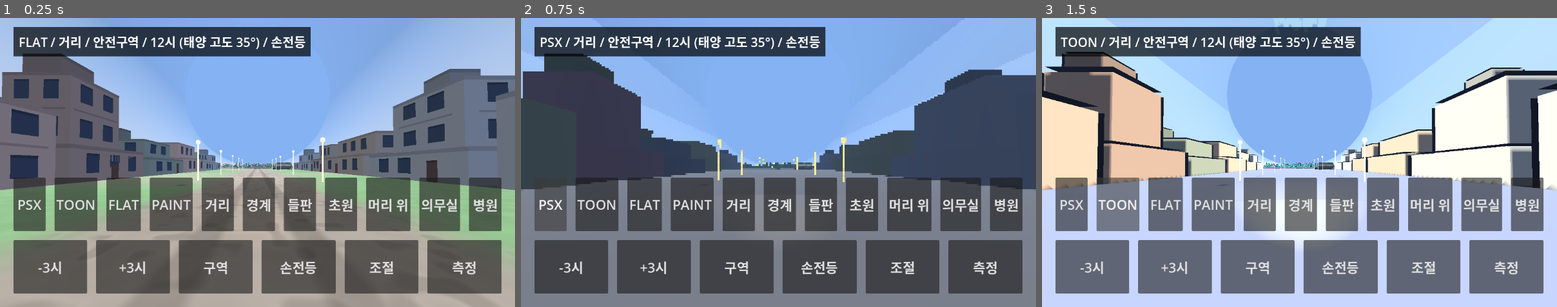
Above: before the commit, frames 1-3 (left to right).
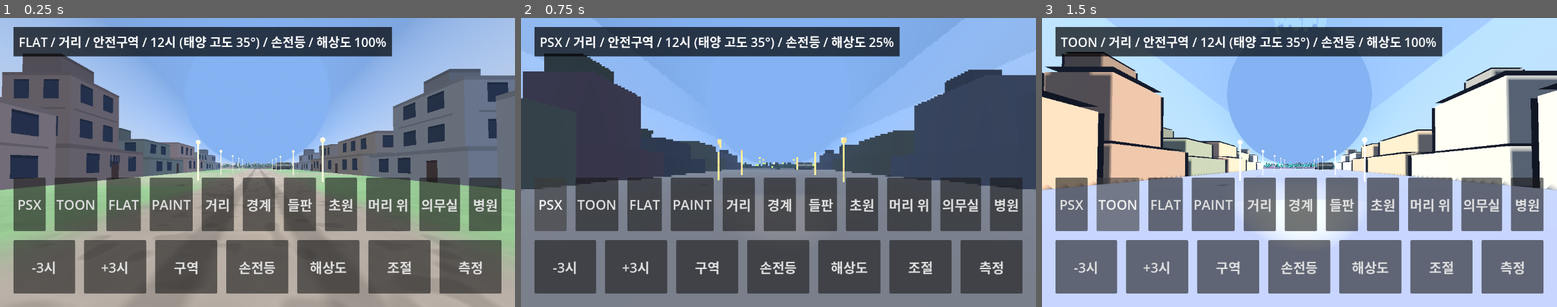
Above: after the commit, the same moments.

Repository: yeongkim0814-svg/habitat
Game: Godot game, scene res://spikes/m0_look/main.tscn
The game is run twice, just before and just after one commit, with the same random seed, the same clock (stepped at 60 frames per second) and the same inputs. This scene is started directly instead of the project's main scene.
Inputs:
- Up to frame 1 (0.25 s): no input
- Up to frame 2 (0.75 s): click "PSX" at 0.5 s
- Up to frame 3 (1.5 s): click "TOON" at 1.25 s

The runs differ from the first frame. In frame 1, 6.3% of the frame differs, in the area x 6-94%, y 3-96%; in frame 2, 6.1%; in frame 3, 6.3%.

Commit message:
feat(m0): 렌더 해상도 배율 100/75/50% 버튼과 --scale 인자 (Closes #48)
APK의 FLAT GPU 시간이 에디터 실행의 약 2배라 원인(화면 해상도 vs 고정 비용)을 가르려고
3D를 그리는 해상도를 고를 수 있게 했다. SubViewportContainer는 정수 배율만 지원해서,
컨테이너를 화면의 배율 크기로 두고 1/배율로 키워 그린다. PSX는 자체 1/4을 유지한다.
측정 로그와 요약에 배율을 남긴다.

Co-Authored-By: Claude Opus 5.5 <noreply@anthropic.com>
Claude-Session: https://claude.ai/code/session_01HASMSy8iY7SeiUjsU1YZyi

Diff:
--- a/spikes/m0_look/world.gd
+++ b/spikes/m0_look/world.gd
@@ -25,6 +25,8 @@
 # setting: it is only set when it changes.
 const SHADOW_OUTDOOR := {"distance": 160.0, "bias": 0.05, "normal_bias": 2.0, "soft": RenderingServer.SHADOW_QUALITY_SOFT_LOW}
 const SHADOW_HOSPITAL := {"distance": Hospital.EXTENT + 2.0, "bias": 0.02, "normal_bias": 1.0, "soft": RenderingServer.SHADOW_QUALITY_SOFT_HIGH}
+# Render resolution per axis (Issue #48): 100 / 75 / 50 % draw 1 / 0.56 / 0.25 of the pixels. PSX keeps its own 1/4 (part of the look).
+const SCALES: Array[float] = [1.0, 0.75, 0.5]
 const BENCH_FRAMES := 90
 const BENCH_SKIP := 12
 
@@ -52,6 +54,7 @@
 var hemi := true # FLAT hemisphere ambient (Issue #40)
 var soft_quality := RenderingServer.SHADOW_QUALITY_SOFT_LOW
 var torch := "lamp" # player flashlight: off, lamp, or lamp with shadows (Issue #42)
+var render_scale := 1.0
 var flashlight := SpotLight3D.new()
 var hospital_node: Node3D
 var bench_frame := 0
@@ -60,10 +63,9 @@
 
 func _ready() -> void:
 	add_child(container)
-	container.set_anchors_and_offsets_preset(Control.PRESET_FULL_RECT)
 	container.stretch = true
-	container.texture_filter = CanvasItem.TEXTURE_FILTER_NEAREST
 	container.add_child(viewport)
+	get_tree().root.size_changed.connect(fit_view)
 	viewport.add_child(scene)
 	scene.add_child(env_node)
 	scene.add_child(content)
@@ -105,6 +107,11 @@
 			if not arg.substr(7) in ["on", "off"]:
 				return reject("--hemi expects on or off, got '%s'" % arg.substr(7))
 			hemi = arg.substr(7) == "on"
+		elif arg.begins_with("--scale="):
+			var pct := arg.substr(8)
+			if not pct.is_valid_int() or not int(pct) / 100.0 in SCALES:
+				return reject("--scale expects one of 100, 75, 50, got '%s'" % pct)
+			render_scale = int(pct) / 100.0
 		elif arg.begins_with("--torch="):
 			if not arg.substr(8) in TORCH_NAMES:
 				return reject("--torch expects one of %s, got '%s'" % [", ".join(TORCH_NAMES.keys()), arg.substr(8)])
@@ -168,10 +175,26 @@
 		ring.add_child(seg)
 	Stage.overhead(look, rng, ring, -PI / 2.0 if zone == "danger" else PI / 2.0)
 	env_node.environment = Looks.environment(look)
-	container.stretch_shrink = Looks.SHRINK[look]
+	fit_view()
 	apply_time()
 	place_camera()
 	apply_torch()
+
+# Resolution the 3D view is drawn at, as a fraction of the screen per axis.
+static func effective_scale(l: String, chosen: float) -> float:
+	return 1.0 / Looks.SHRINK[l] if Looks.SHRINK[l] > 1 else chosen
+
+# The container is sized to scale x screen (its viewport follows it) and drawn scaled up by 1 / scale, so the 3D view is
+# rendered at fewer pixels and stretched to fill the screen. stretch_shrink only takes whole numbers (1/2, 1/3), not 75 %.
+func fit_view() -> void:
+	var shrink: int = Looks.SHRINK[look]
+	var s := effective_scale(look, render_scale) * shrink # scale of the container itself; PSX shrinks inside it
+	container.stretch_shrink = shrink
+	container.position = Vector2.ZERO
+	container.size = get_viewport().get_visible_rect().size * s
+	container.scale = Vector2.ONE / s
+	# PSX wants hard pixels; a smooth filter hides the stretch at 75 %.
+	container.texture_filter = CanvasItem.TEXTURE_FILTER_NEAREST if shrink > 1 or s == 1.0 else CanvasItem.TEXTURE_FILTER_LINEAR
 
 func apply_torch() -> void:
 	flashlight.visible = torch != "off"
@@ -223,7 +246,7 @@
 	if hospital_node != null and hospital_node.is_inside_tree():
 		var to_sun := hospital_node.global_transform.basis.inverse() * Sun.to_sun(hour)
 		Hospital.aim(hospital_node, to_sun, sun.light_energy if sun.visible else 0.0, sun.light_color)
-	label.text = "%s / %s / %s / %02d시 (태양 고도 %d°) / %s" % [Looks.NAMES[look], VIEW_NAMES[view], ZONE_NAMES[zone], int(hour), int(elev), TORCH_NAMES[torch]]
+	label.text = "%s / %s / %s / %02d시 (태양 고도 %d°) / %s / 해상도 %d%%" % [Looks.NAMES[look], VIEW_NAMES[view], ZONE_NAMES[zone], int(hour), int(elev), TORCH_NAMES[torch], roundi(effective_scale(look, render_scale) * 100.0)]
 	if view == "tent" and not Tent.textures_found():
 		label.text += " / 텍스처 없음(assets 폴더 확인)"
 
@@ -287,6 +310,7 @@
 	Kit.button(bottom, "+3시", step_hour.bind(3.0))
 	Kit.button(bottom, "구역", toggle_zone)
 	Kit.button(bottom, "손전등", cycle_torch)
+	Kit.button(bottom, "해상도", cycle_scale)
 	Kit.button(bottom, "조절", toggle_panel)
 	Kit.button(bottom, "측정", start_bench)
 	ui.add_child(panel)
@@ -324,6 +348,12 @@
 	if bench_queue.is_empty():
 		zone = "danger" if zone == "safe" else "safe"
 		rebuild()
+
+func cycle_scale() -> void:
+	if bench_queue.is_empty():
+		render_scale = SCALES[(SCALES.find(render_scale) + 1) % SCALES.size()]
+		fit_view()
+		apply_time()
 
 func cycle_torch() -> void:
 	if bench_queue.is_empty():
@@ -386,7 +416,7 @@
 	var gpu := mean_of(gpu_samples)
 	var torch_state := bench_queue[0].split(":")[2]
 	bench_gpu.get_or_add(bench_queue[0], []).append(gpu)
-	var line := "M0 look=%s view=%s torch=%s mean_ms=%.3f p95_ms=%.3f render_cpu_mean_ms=%.3f render_gpu_mean_ms=%s samples=%d refresh_hz=%s vsync=%d" % [look, view, torch_state, mean_of(bench_samples), p95, mean_of(cpu_samples), "%.3f" % gpu if gpu > 0.0 else "?", bench_samples.size(), refresh_text(), DisplayServer.window_get_vsync_mode()]
+	var line := "M0 look=%s view=%s torch=%s mean_ms=%.3f p95_ms=%.3f render_cpu_mean_ms=%.3f render_gpu_mean_ms=%s samples=%d refresh_hz=%s vsync=%d scale=%d" % [look, view, torch_state, mean_of(bench_samples), p95, mean_of(cpu_samples), "%.3f" % gpu if gpu > 0.0 else "?", bench_samples.size(), refresh_text(), DisplayServer.window_get_vsync_mode(), roundi(effective_scale(look, render_scale) * 100.0)]
 	print(line)
 	bench_queue.remove_at(0)
 	if bench_queue.is_empty():
@@ -395,7 +425,7 @@
 			for v in VIEWS:
 				var g := func(state: String) -> float: return mean_gpu(bench_gpu["%s:%s:%s" % [l, v, state]])
 				bench_lines.append(cost_line(l, v, g.call("off"), g.call("lamp"), g.call("shadow")))
-		bench_lines.append("GPU ms, %s Hz, vsync=%d" % [refresh_text(), DisplayServer.window_get_vsync_mode()])
+		bench_lines.append("GPU ms, %s Hz, vsync=%d, 해상도 %d%% (PSX는 25%%)" % [refresh_text(), DisplayServer.window_get_vsync_mode(), roundi(render_scale * 100.0)])
 		print("\n".join(bench_lines))
 		torch = "lamp"
 		apply_torch()
--- a/tests/m0/run.gd
+++ b/tests/m0/run.gd
@@ -64,6 +64,7 @@
 	test_tent()
 	test_hemi()
 	test_hospital()
+	test_scale()
 	print("M0 tests: %s" % ("OK" if failures == 0 else "%d FAILED" % failures))
 	quit(1 if failures > 0 else 0)
 
@@ -280,3 +281,10 @@
 	check(indoor.distance >= Hospital.EXTENT and indoor.distance < outdoor.distance / 4.0, "hospital shadow distance reaches the stairwell end and is much shorter than outdoors (%s)" % indoor.distance)
 	check(indoor.soft > outdoor.soft and indoor.bias < outdoor.bias and indoor.normal_bias < outdoor.normal_bias, "hospital uses a softer filter and smaller biases")
 	h.free()
+
+func test_scale() -> void:
+	# Issue #48: render resolution per axis; PSX keeps its own 1/4.
+	check(World.SCALES == [1.0, 0.75, 0.5], "render scales are 100, 75, 50 %")
+	for s in World.SCALES:
+		check(World.effective_scale("flat", s) == s and World.effective_scale("paint", s) == s, "FLAT and PAINT follow the chosen scale (%s)" % s)
+		check(is_equal_approx(World.effective_scale("psx", s), 1.0 / Looks.SHRINK["psx"]), "PSX keeps its own resolution (%s)" % s)
Not shown, changed: docs/spikes/M0_LOOK.md
